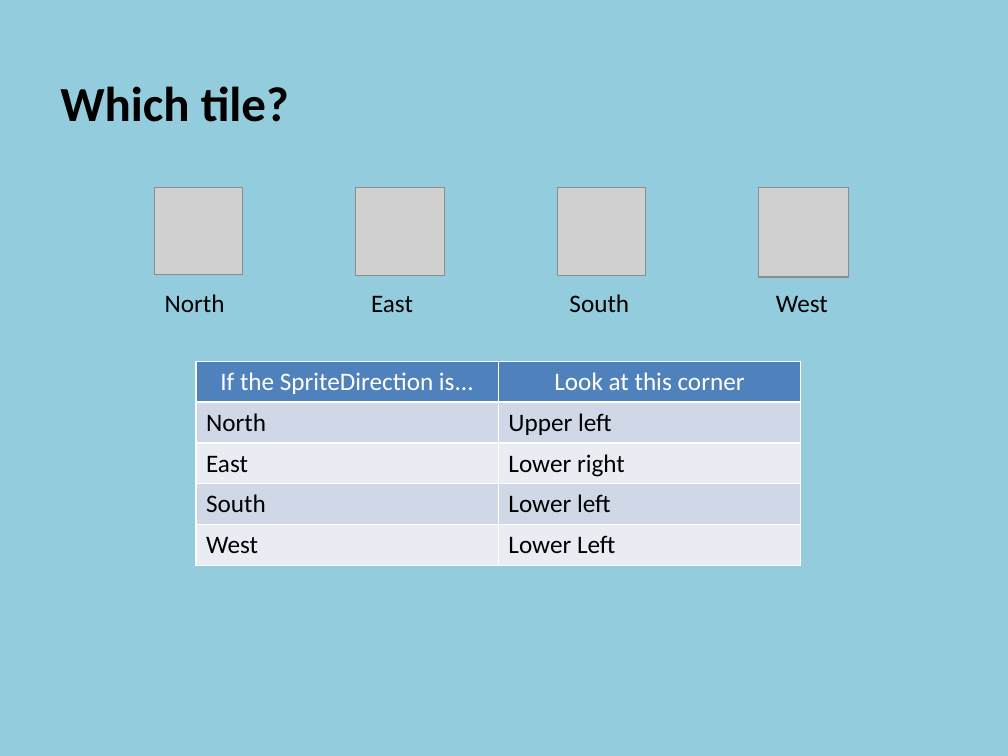
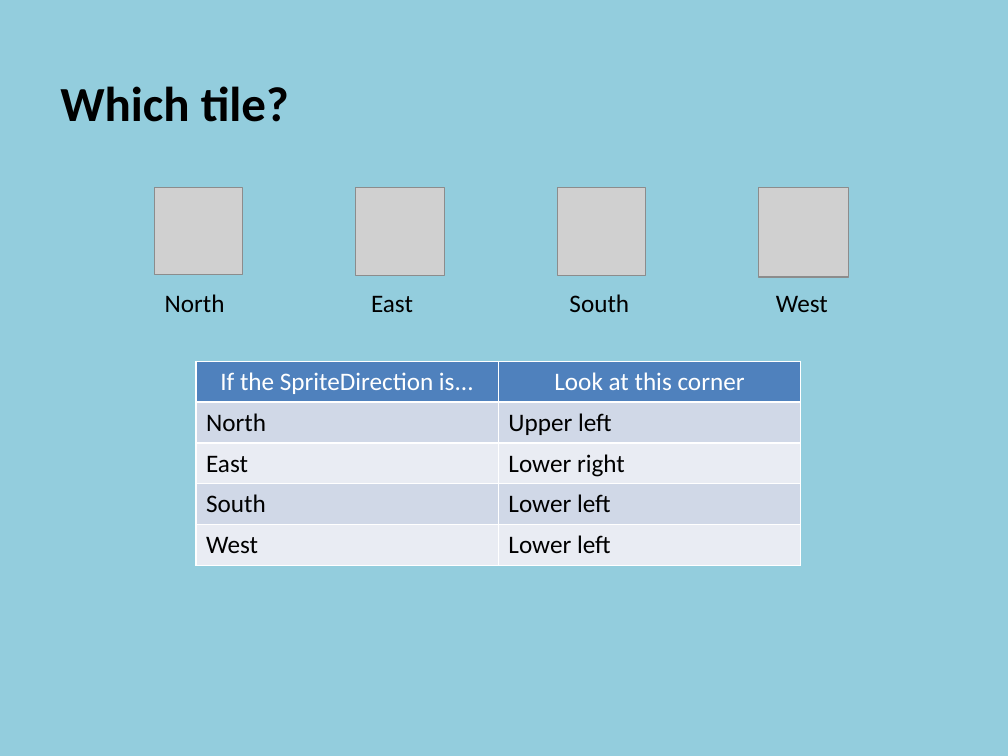
Before and after one commit to otago-polytechnic-bit-courses/prog-4-course-materials, a slide deck: slide 7 of lectures/12-terrain-collision.pptx. Drawn at 1008x756 pixels with LibreOffice and Linux fonts; fonts in the diff are those of the drawing; grey boxes stand for pictures. Boxes give left, top, right and bottom in pixels: in the first picture for what was removed or moved away, otherwise in the second. Text is boxed around its words. In the diff, an @@ line names an element or a change of style, - is before the commit and + after.

Commit message:
Update

```diff
--- a/lectures/12-terrain-collision.pptx
+++ b/lectures/12-terrain-collision.pptx
@@ table at (x1=196, y1=361, x2=800, y2=565) @@
-row 5, column 2: Lower Left
+row 5, column 2: Lower left
```
